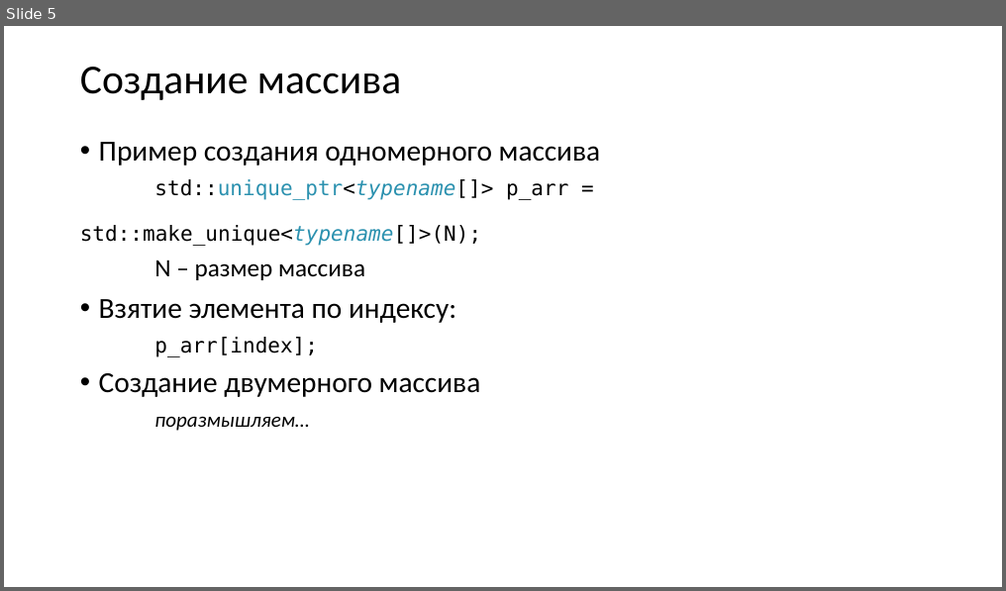
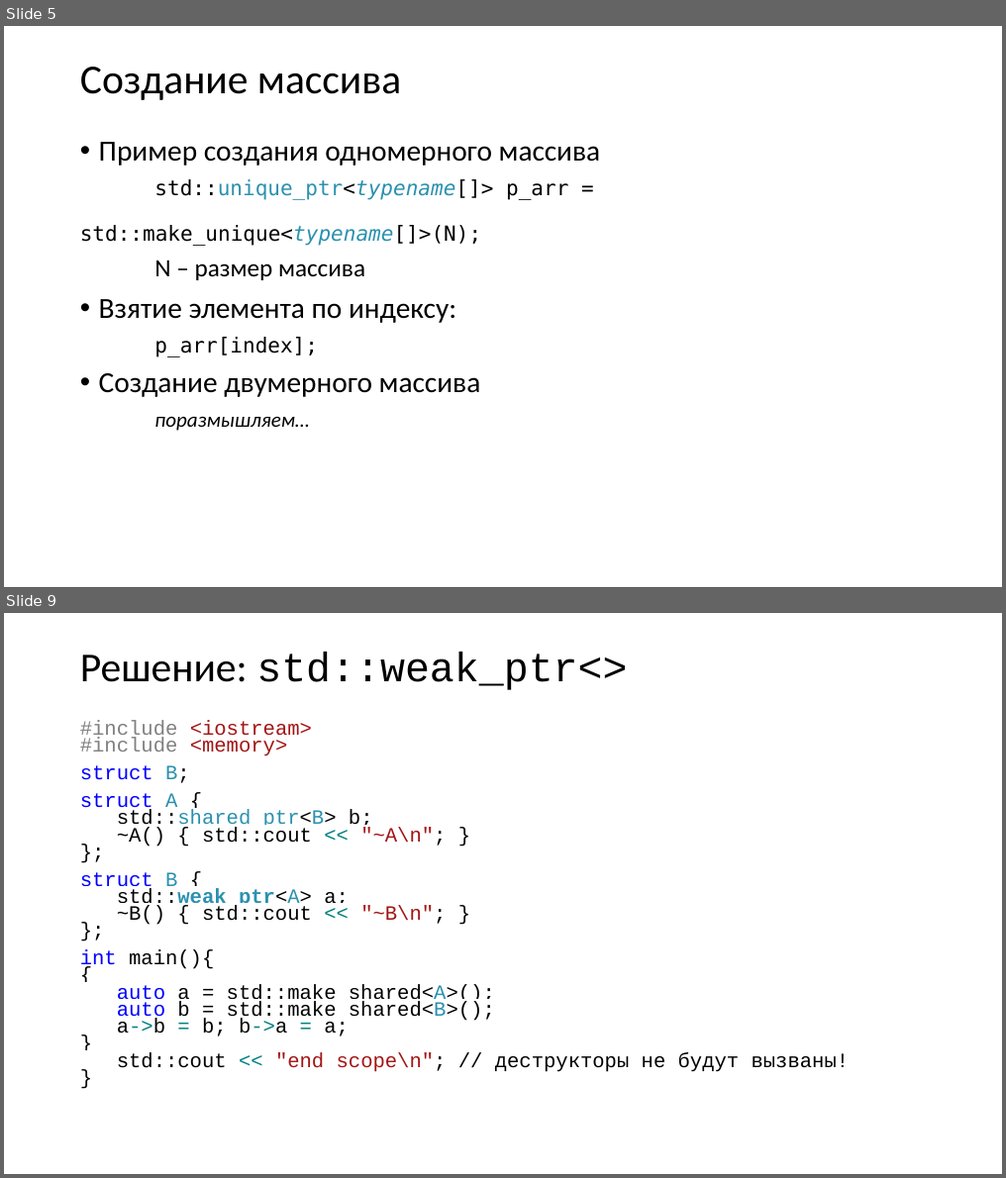
Before and after one commit to variichrodion/BV-521-OOP-C-, a slide deck: Умные указатели/Умные указатели-2.pptx. Shown one above the other, each under a label of ours: slide 5 before the commit, slides 5 and 9 after it; the slides between them are not shown. The pictures are 1006x591 and 1006x1178 pixels, drawn with LibreOffice and Linux fonts; fonts in the diff are those of the drawing. Boxes give left, top, right and bottom in pixels: in the first picture for what was removed or moved away, otherwise in the second. Text is boxed around its words. In the diff, an @@ line names an element or a change of style, - is before the commit and + after.

```diff
--- a/Умные указатели/Умные указатели-2.pptx
+++ b/Умные указатели/Умные указатели-2.pptx
@@ slide 9 added at [4,613,1002,1174], background #FFFFFF @@
@@ title added at [80,652,627,690], 39.6 pt, text #000000 @@
+Решение: std::weak_ptr<>
@@ text added at [80,721,849,1072], 19.6 pt, text #000000 @@
+#include <iostream>
+#include <memory>
+struct B;
+struct A {
+std::shared_ptr<B> b;
+~A() { std::cout << "~A\n"; }
+};
+struct B {
+std::weak_ptr<A> a;
+~B() { std::cout << "~B\n"; }
+};
+int main(){
+{
+auto a = std::make_shared<A>();
+auto b = std::make_shared<B>();
+a->b = b; b->a = a;
+}
+std::cout << "end scope\n"; // деструкторы не будут вызваны!
+}
```
Also in this commit, not shown: 2 slides changed, 3 other slides added.
